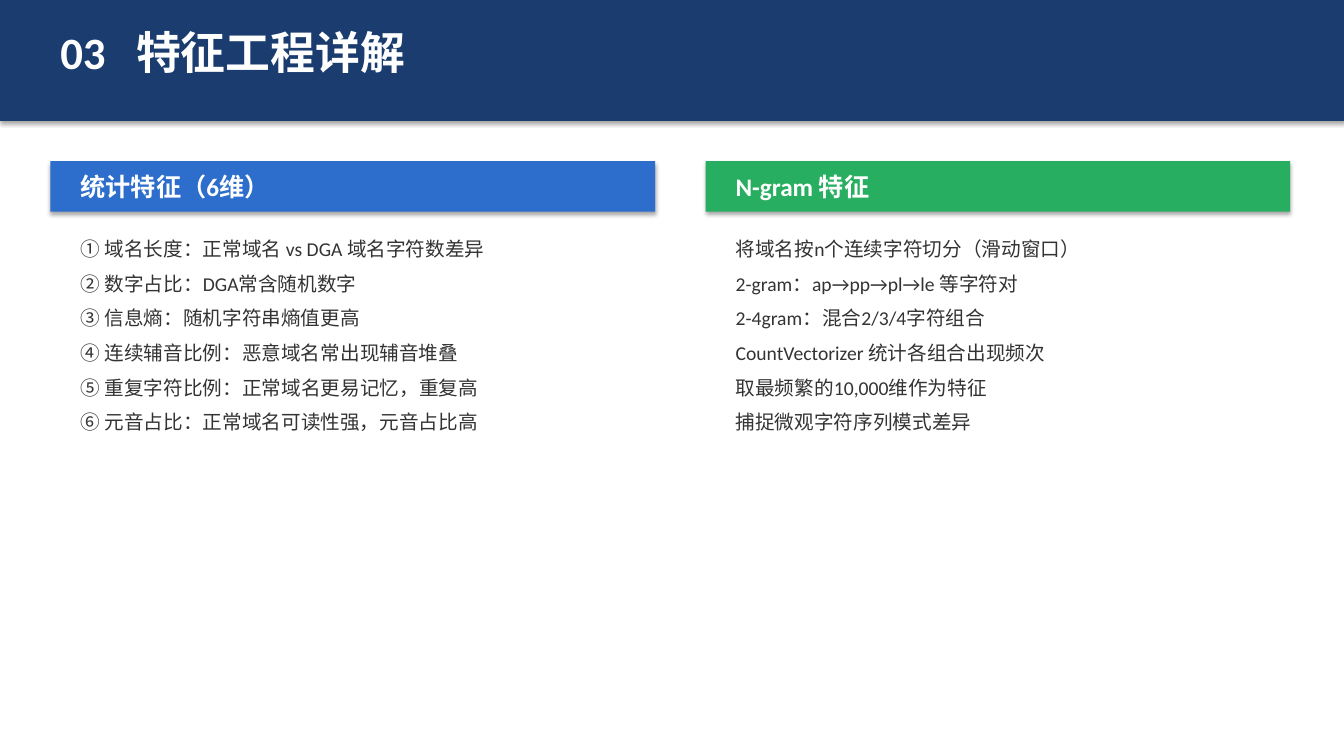
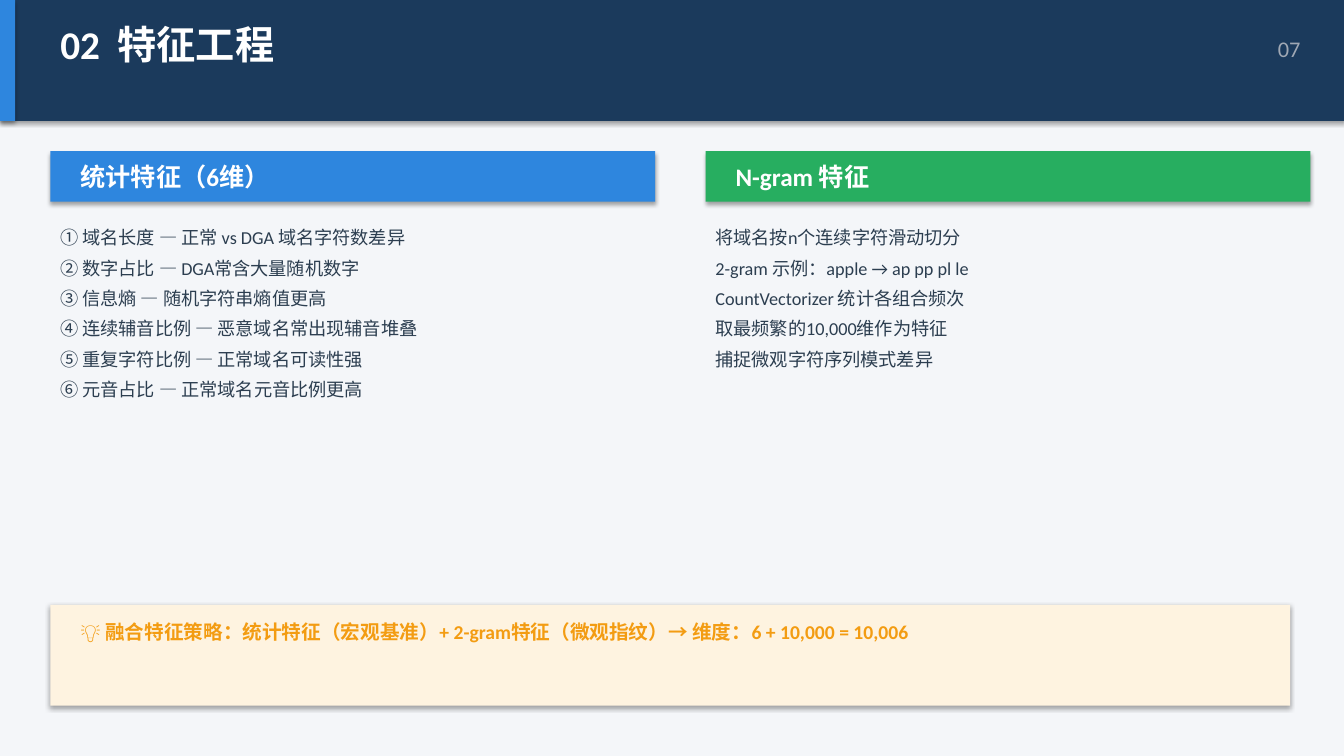
Before and after one commit to sweeete/Cloud-Security-Study, a slide deck: slide 6 of Graduation-Project/毕业答辩PPT.pptx (slide 15 before the commit). Drawn at 1344x756 pixels with LibreOffice and Linux fonts; fonts in the diff are those of the drawing. Boxes give left, top, right and bottom in pixels: in the first picture for what was removed or moved away, otherwise in the second. Text is boxed around its words. In the diff, an @@ line names an element or a change of style, - is before the commit and + after.

Commit message:
feat: 优化毕业答辩PPT（16页专业排版）+ 答辩稿
- 深色封面+浅色正文配色方案
- 16:9宽屏比例，13.33x7.5英寸
- 统一顶部标题栏+页码
- 表格带高亮行/交替色
- 卡片式布局，信息分层清晰

```diff
--- a/Graduation-Project/毕业答辩PPT.pptx
+++ b/Graduation-Project/毕业答辩PPT.pptx
@@ background #FFFFFF to #F4F6F9 @@
@@ rectangle at box(0, 0, 1344, 121): fill #1A3C6E to #1B3A5C @@
@@ rectangle added at box(0, 0, 15, 121), fill #2E86DE @@
@@ text at box(60, 25, 275, 63): text changed; size 32 to 28 pt @@
-03 特征工程详解
+02 特征工程
@@ text added at box(1278, 42, 1301, 57), 16 pt, text #A0A8B4 @@
+07
@@ rectangle: place and size @@
-rectangle at box(50, 161, 655, 212)
+rectangle at box(50, 151, 655, 202)
@@ rectangle at box(50, 151, 655, 202): fill #2D6DCC to #2E86DE @@
@@ text "统计特征（6维）": place and size @@
-text "统计特征（6维）" at box(80, 174, 269, 199)
+text "统计特征（6维）" at box(80, 164, 269, 189)
@@ rectangle: place and size @@
-rectangle at box(706, 161, 1291, 212)
+rectangle at box(706, 151, 1311, 202)
@@ text "N-gram 特征": place and size @@
-text "N-gram 特征" at box(736, 174, 869, 201)
+text "N-gram 特征" at box(736, 164, 869, 191)
@@ text at box(60, 228, 418, 398): text changed; size 14 to 13 pt; text colour #333333 to #2C3E50 @@
-① 域名长度：正常域名 vs DGA 域名字符数差异
-② 数字占比：DGA常含随机数字
-③ 信息熵：随机字符串熵值更高
-④ 连续辅音比例：恶意域名常出现辅音堆叠
-⑤ 重复字符比例：正常域名更易记忆，重复高
-⑥ 元音占比：正常域名可读性强，元音占比高
+① 域名长度 — 正常 vs DGA 域名字符数差异
+② 数字占比 — DGA常含大量随机数字
+③ 信息熵 — 随机字符串熵值更高
+④ 连续辅音比例 — 恶意域名常出现辅音堆叠
+⑤ 重复字符比例 — 正常域名可读性强
+⑥ 元音占比 — 正常域名元音比例更高
@@ text "将域名按n个连续字符滑动切分": place and size @@
-text "将域名按n个连续字符滑动切分" at box(736, 239, 1080, 431)
+text "将域名按n个连续字符滑动切分" at box(715, 228, 968, 368)
@@ text at box(715, 228, 968, 307): text changed; size 14 to 13 pt; text colour #333333 to #2C3E50 @@
-将域名按n个连续字符切分（滑动窗口）
-2-gram：ap→pp→pl→le 等字符对
-2-4gram：混合2/3/4字符组合
-CountVectorizer 统计各组合出现频次
+将域名按n个连续字符滑动切分
+2-gram 示例：apple → ap pp pl le
+CountVectorizer 统计各组合频次
@@ text at box(715, 319, 947, 368): size 14 to 13 pt, text colour #333333 to #2C3E50 in "取最频繁的10,000维作为特征", "捕捉微观字符序列模式差异"; less space between paragraphs @@
@@ rectangle added at box(50, 605, 1291, 706), fill #FEF3E0 @@
@@ text added at box(105, 622, 908, 643), 14 pt, text #F39C12, bold @@
+💡 融合特征策略：统计特征（宏观基准）+ 2-gram特征（微观指纹）→ 维度：6 + 10,000 = 10,006
```
Also in this commit, not shown: 13 other slides changed, 2 slides added, 4 slides removed, 1 other file.
